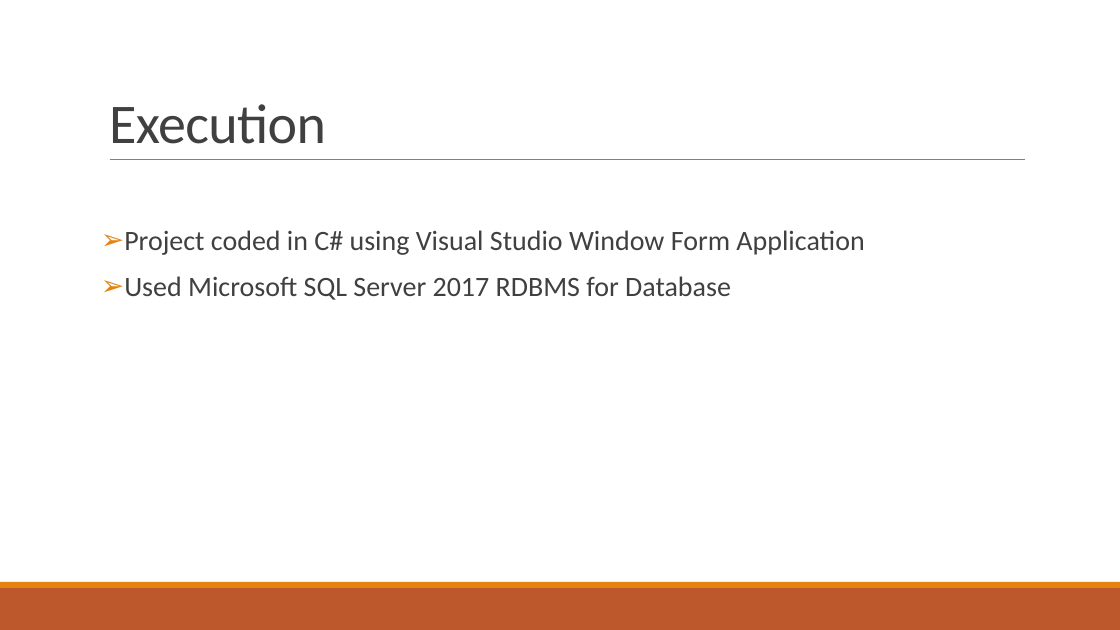
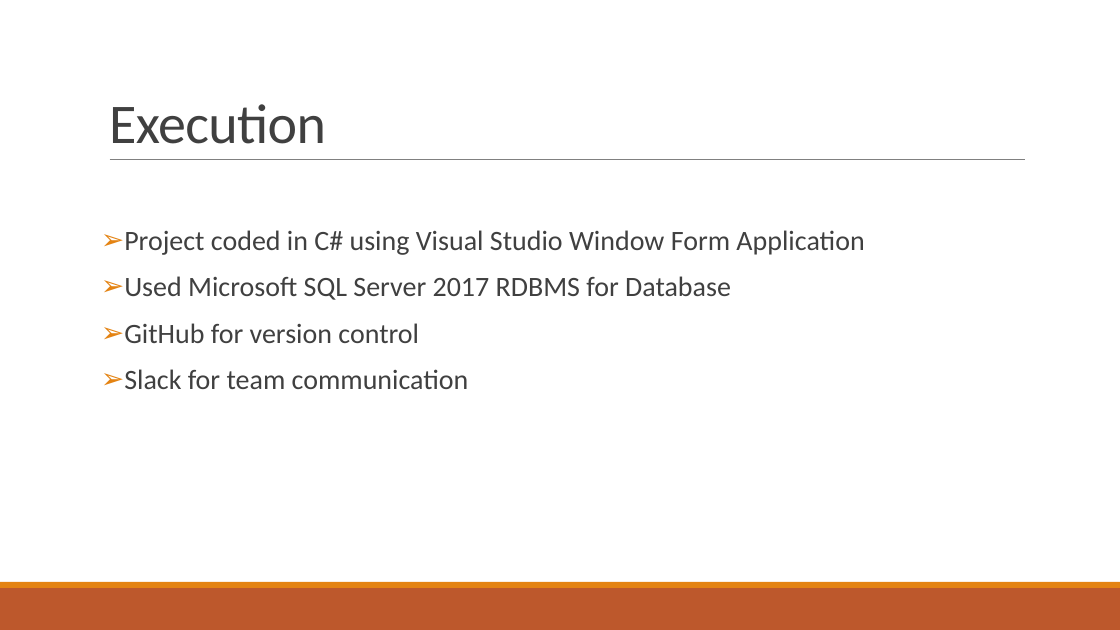
Before and after one commit to cs3321-adhes/Learning-Management-System, a slide deck: slide 12 of LMS Presentation.pptx (slide 10 before the commit). Drawn at 1120x630 pixels with LibreOffice and Linux fonts; fonts in the diff are those of the drawing. Boxes give left, top, right and bottom in pixels: in the first picture for what was removed or moved away, otherwise in the second. Text is boxed around its words. In the diff, an @@ line names an element or a change of style, - is before the commit and + after.

```diff
--- a/LMS Presentation.pptx
+++ b/LMS Presentation.pptx
@@ text at bbox=[124, 323, 469, 389]: paragraphs added @@
+➢ GitHub for version control
+➢ Slack for team communication
```
Also in this commit, not shown: 1 other slide changed, 2 slides added, 1 other file.
